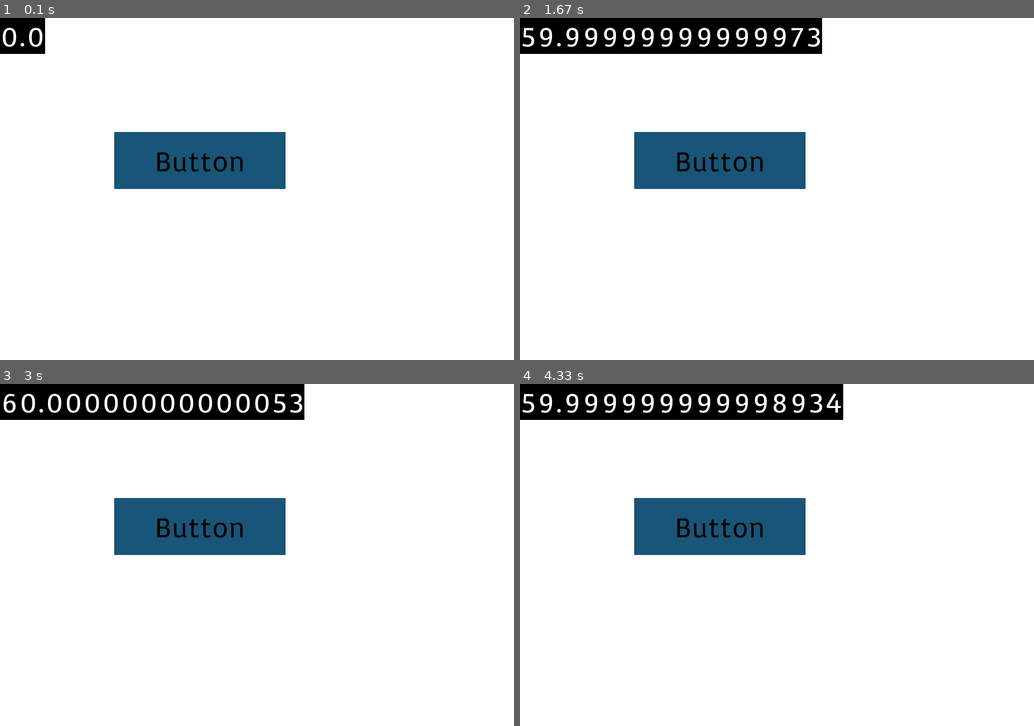
Above: before the commit, frames 1-4 (two rows, left to right).
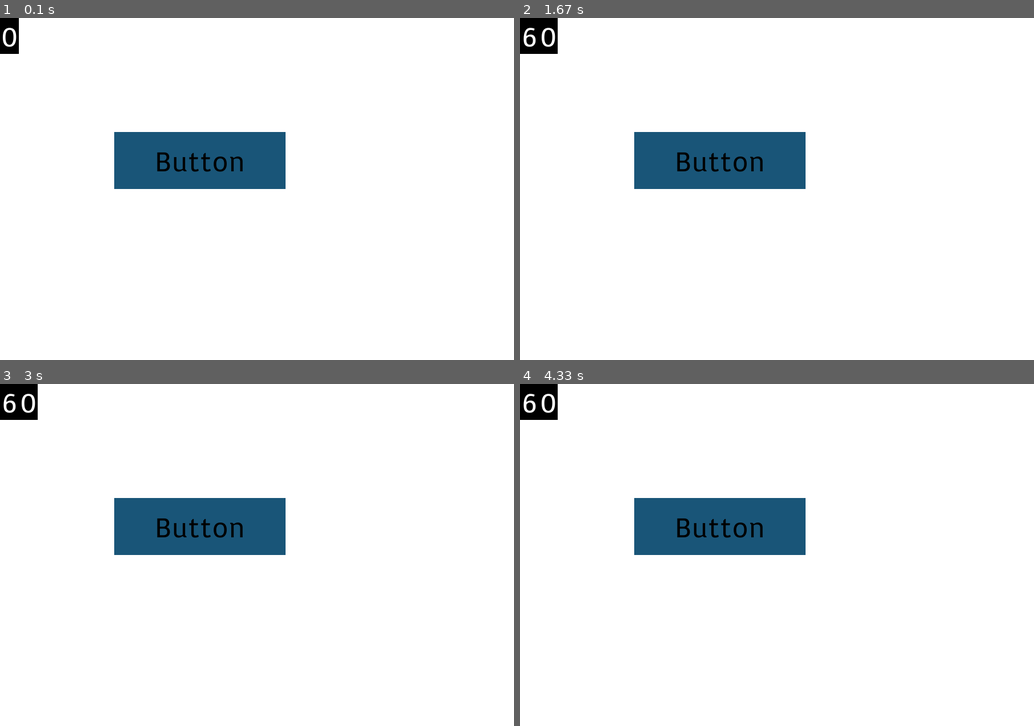
Above: after the commit, the same moments.

Repository: fkS124/ratatouille.py
Game: pygame game, started from main.py
The game is run twice, just before and just after one commit, with the same random seed, the same clock (stepped at 60 frames per second) and the same inputs.
Inputs (mouse positions are in pixels of both pictures, inside the frame that each line leads up to):
- Up to frame 1 (0.1 s): no input
- Up to frame 2 (1.67 s): click (720, 161) at 0.38 s; click (782, 209) at 0.72 s
- Up to frame 3 (3 s): click (200, 527) at 2.05 s; click (231, 643) at 2.38 s
- Up to frame 4 (4.33 s): no input

The runs differ from the first frame. In frame 1, 0.5% of the frame differs, in the area x 3-9%, y 0-11%; in frame 2, 4.9%; in frame 3, 4.7%; in frame 4, 5.3%, in the area x 0-63%, y 0-11%.

Commit message:
Update pygame_framework.py

Diff:
--- a/src/pygame_framework.py
+++ b/src/pygame_framework.py
@@ -48,7 +48,7 @@
                         coordinates: tuple[int, int],
                         color=(0, 0, 0),
                         color_txt=(255, 255, 255)):
-        render = font.render(str(clock.get_fps()), True, color_txt)
+        render = font.render(str(round(clock.get_fps())), True, color_txt)
         rect = render.get_rect(topleft=coordinates)
         pg.draw.rect(self.screen, color, rect)
         self.screen.blit(render, rect)
